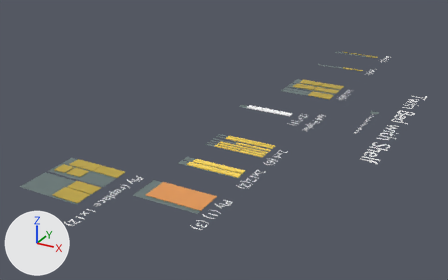
An edit to the glTF model public/models/bunks-wood-twin.glb, drawn before and after from the same camera.
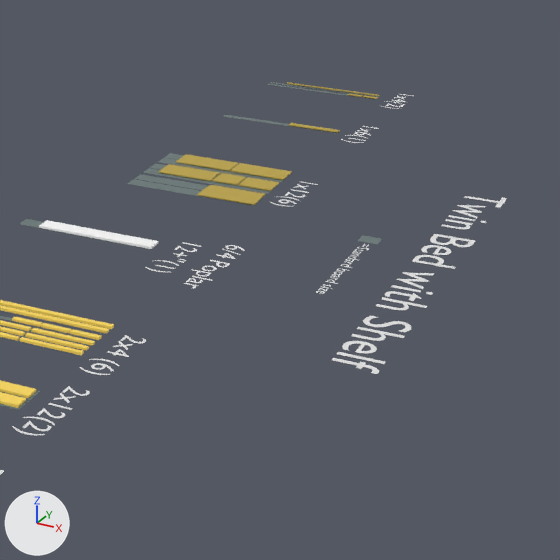
Old and new are each drawn whole from a 50 mm lens placed at (6.47, -23.63, 9.62), pointed at (-5.16, -2.49, -0.96) and again close up on the part from 52% to 100% of the width and 7% to 85% of the height. The lights are fixed; the arrows at lower left show +X, +Y and +Z. The older version's two pictures come first. Where no turn or scale is listed for an object, it has been applied to the vertices. Vertices at exactly the same position are counted once.

Objects in the first close-up: 'Plane.009', 'Text.007', 'Text.008', 'foot-shelf-back.001', 'rail-bottom-left.001' and 40 more.
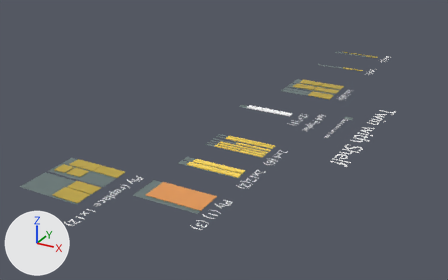
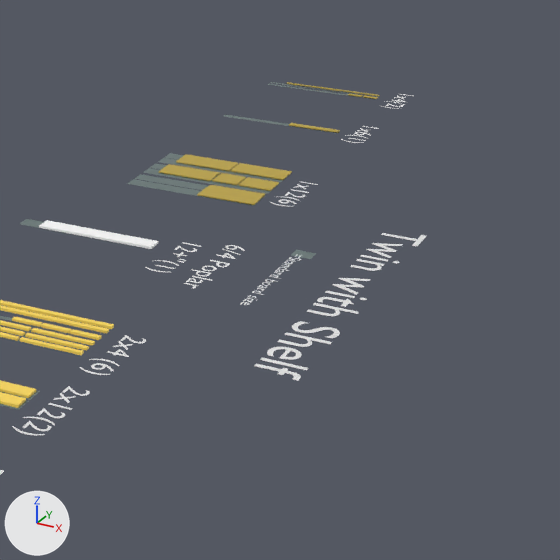
The newer file is also turned or shifted as a whole; pictures and numbers use the older file's frame.

What the commit changed:
me_text_011 is used by ob_text_007; location (0.99, 4.45, 0.0).
me_text_011 had 935 vertices, 909 faces and spanned x -0.01..0.69, y -8.15..-0.02, z 0.0.
me_text_011 now has 652 vertices, 624 faces and spans x -0.88..-0.09, y -8.86..-2.56, z 0.0.
me_text_011 part 1: the loose piece of 60 vertices spanning x 0.0..0.69, y -8.15..-7.86, z 0.0 is turned -1 degrees about the z axis through its middle, then moved by (-0.88, -0.7, 0.0).
me_text_011 part 2: the loose piece of 4 vertices spanning x 0.0..0.68, y -7.79..-7.7, z 0.0 is moved by (-0.87, -0.7, 0.0).
me_text_011 part 3: the loose piece of 99 vertices spanning x -0.01..0.46, y -7.6..-7.2, z 0.0 is moved by (-0.87, -0.7, 0.0).
me_text_011 part 4: the loose piece of 57 vertices spanning x 0.0..0.68, y -7.1..-6.72, z 0.0 is moved by (-0.86, -0.7, 0.0).
me_text_011 part 5: the loose piece of 122 vertices spanning x -0.01..0.69, y -6.63..-6.24, z 0.0 is moved by (-0.85, -0.7, 0.0).
me_text_011 part 6: the loose piece of 57 vertices spanning x 0.0..0.68, y -5.86..-5.48, z 0.0 is moved by (-0.84, -0.7, 0.0).
me_text_011 part 7: the loose piece of 58 vertices spanning x -0.01..0.54, y -5.42..-5.09, z 0.0 is moved by (-0.83, -0.7, 0.0).
me_text_011 part 8: the loose piece of 4 vertices spanning x 0.0..0.45, y -5.02..-4.93, z 0.0 is moved by (-0.82, -0.7, 0.0).
me_text_011 part 9: the loose piece of 13 vertices spanning x -0.01..0.45, y -4.87..-4.15, z 0.0 is moved by (-0.82, -0.7, 0.0).
me_text_011 part 10: the loose piece of 57 vertices spanning x 0.0..0.46, y -1.98..-1.6, z 0.0 is moved by (-0.8, -2.53, 0.0).
me_text_011 part 11: the loose piece of 4 vertices spanning x 0.0..0.45, y -1.48..-1.39, z 0.0 is moved by (-0.79, -2.53, 0.0).
me_text_011 part 12: the loose piece of 13 vertices spanning x -0.01..0.45, y -1.32..-0.6, z 0.0 is moved by (-0.78, -2.53, 0.0).
me_text_011 part 13: the loose piece of 8 vertices spanning x 0.0..0.68, y -0.59..-0.02, z 0.0 is moved by (-0.77, -2.54, 0.0).
me_text_011 part 14: the loose piece of 106 vertices spanning x 0.0..0.68, y -2.86..-2.4, z 0.0 is deleted.
me_text_011 part 15: the loose piece of 99 vertices spanning x -0.01..0.46, y -3.33..-2.92, z 0.0 is deleted.
me_text_011 part 16: the loose piece of 78 vertices spanning x 0.0..0.68, y -3.81..-3.41, z 0.0 is deleted.
Other edits to the shape of me_text_011 do not show in these pictures.
Object 'Plane.009' (ob_plane_009) moves from (0.13, 1.25, 0.0) to (-0.68, 0.28, -0.08).
Object 'Text.008' (ob_text_008) moves from (0.05, 1.03, 0.0) to (-0.77, 0.06, 0.0).
Object 'Text.008' (ob_text_008) turns from (0, 0, -90) to (0, 0, -91) degrees about x, y and z.

Pixel boxes (x1, y1, x2, y2) of what changed, in the close-ups (560 x 560 px; the box of a moved part takes in the faces that stretch with it):
'Text.007', reshaped (17% shorter)
    before: (332, 196, 507, 374)
    after: (254, 233, 426, 380)
'Text.008', moved, turned
    before: (316, 244, 369, 294)
    after: (240, 254, 302, 305)
'Plane.009', moved
    before: (358, 235, 382, 244)
    after: (291, 250, 316, 259)
part 1 of me_text_011, moved or reshaped
    before: (332, 358, 379, 374)
    after: (254, 364, 301, 380)
part 2 of me_text_011, moved or reshaped
    before: (337, 352, 385, 364)
    after: (260, 358, 309, 370)
part 3 of me_text_011, moved or reshaped
    before: (342, 341, 377, 354)
    after: (267, 347, 302, 360)
part 4 of me_text_011, moved or reshaped
    before: (351, 327, 405, 341)
    after: (278, 332, 332, 347)
part 5 of me_text_011, moved or reshaped
    before: (363, 316, 411, 332)
    after: (292, 321, 340, 338)
part 6 of me_text_011, moved or reshaped
    before: (376, 297, 427, 310)
    after: (307, 303, 358, 316)
part 7 of me_text_011, moved or reshaped
    before: (385, 291, 422, 301)
    after: (317, 297, 355, 307)
part 8 of me_text_011, moved or reshaped
    before: (391, 285, 421, 292)
    after: (325, 291, 355, 298)
part 9 of me_text_011, moved or reshaped
    before: (397, 272, 435, 289)
    after: (332, 278, 371, 295)
part 10 of me_text_011, moved or reshaped
    before: (441, 219, 473, 229)
    after: (350, 259, 384, 271)
part 11 of me_text_011, moved or reshaped
    before: (448, 215, 475, 221)
    after: (361, 255, 388, 261)
part 12 of me_text_011, moved or reshaped
    before: (453, 205, 486, 218)
    after: (366, 243, 403, 258)
part 13 of me_text_011, moved or reshaped
    before: (464, 196, 507, 208)
    after: (381, 233, 426, 246)
part 14 of me_text_011, deleted
    before: (430, 234, 475, 247)
part 15 of me_text_011, deleted
    before: (421, 245, 452, 255)
part 16 of me_text_011, deleted
    before: (413, 255, 456, 269)
